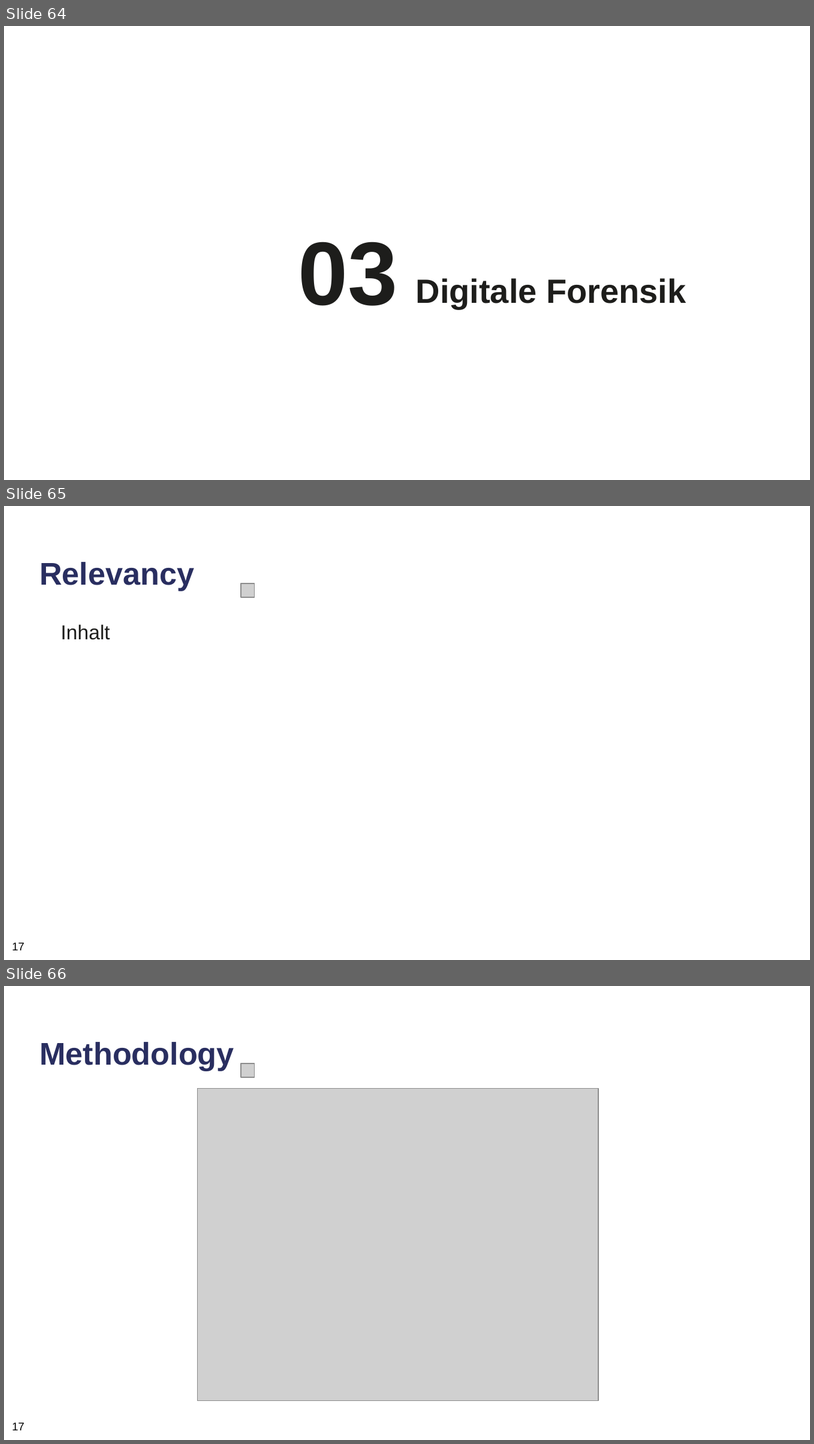
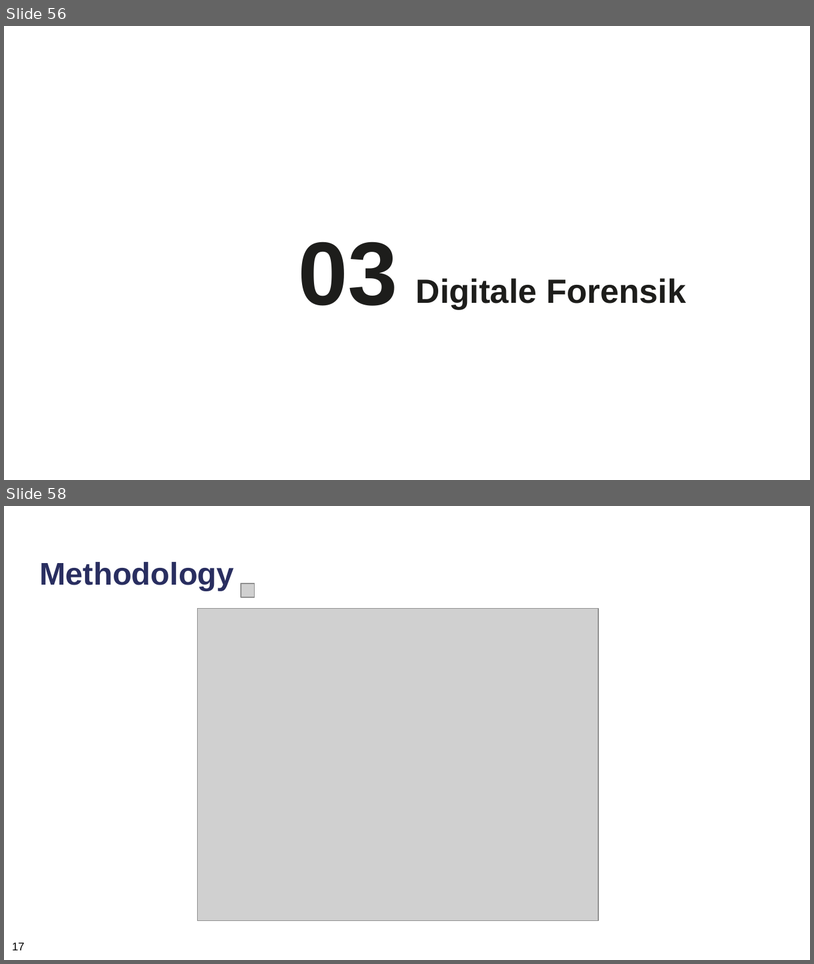
Before and after one commit to neubert-simon/auv-final-report, a slide deck: Final Presentation/ICS_Praesentationsfolien.pptx. Shown one above the other, each under a label of ours: slides 64, 65 and 66 before the commit, slides 56 and 58 after it; the slides between them are not shown. The pictures are 814x1444 and 814x964 pixels, drawn with LibreOffice and Linux fonts; fonts in the diff are those of the drawing; grey boxes stand for pictures; background and template pictures are left out. Boxes give left, top, right and bottom in pixels: in the first picture for what was removed or moved away, otherwise in the second. Text is boxed around its words. In the diff, an @@ line names an element or a change of style, - is before the commit and + after.

```diff
--- a/Final Presentation/ICS_Praesentationsfolien.pptx
+++ b/Final Presentation/ICS_Praesentationsfolien.pptx
@@ slide 65 removed at (4,506,810,960), background #FFFFFF @@
@@ title removed at (39,562,194,591) @@
-Relevancy
@@ picture removed at (241,583,255,597) @@
@@ text removed at (61,624,110,640) @@
-Inhalt
@@ text removed at (12,942,24,950) @@
-17
@@ what was slide 64 is now slide 56 @@
@@ what was slide 66 is now slide 58 @@
```
Also in this commit, not shown: 13 slides changed, 5 slides added, 9 other slides removed.
